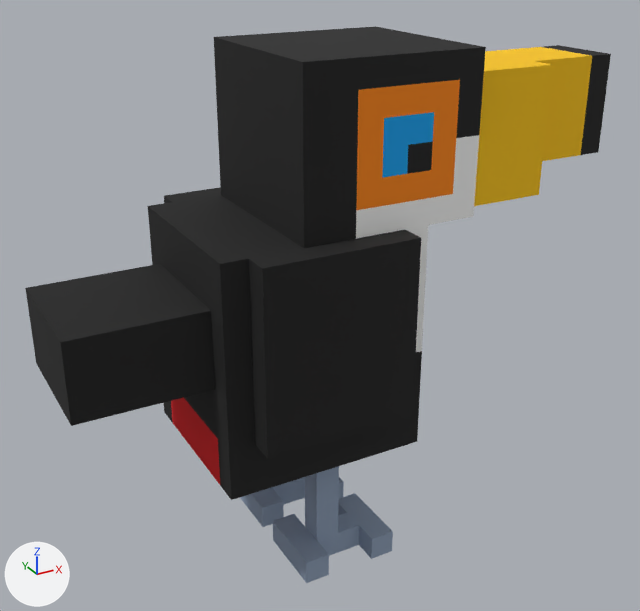
The glTF model 02 Animals/26-013 · Toco Toucan/blender/26-013 · Toco Toucan · Rig.glb, before and after one commit.
Both versions are drawn from a camera (50 mm lens) standing at (-1.39, -2.8, 2.41) and looking at (0.17, 0.04, 0.99). Arrows for +X, +Y and +Z are at lower left; the lights stay in place. The older version comes first.

The first picture shows 'VF · animal'.
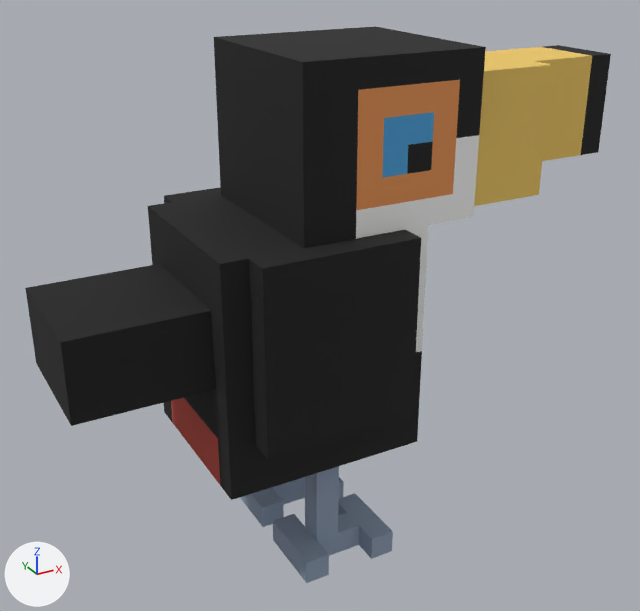
Changed parts and their boxes [x1, y1, x2, y2] in the pictures (640 x 611 px):
'VF · animal', recoloured
    both: [169, 46, 595, 485]

What changed in the scene script:
```text
Change mat_vf___bill___yellow_400:
    mat_vf___bill___yellow_400.base_color: (0.982, 0.571, 0.0) -> (0.871, 0.591, 0.136)  # yellow #fdc700 -> yellow #f0ca67
Change mat_vf___eye___sky_500:
    mat_vf___eye___sky_500.base_color: (0.0, 0.381, 0.905) -> (0.0762, 0.376, 0.73)  # blue #00a6f4 -> blue #4ea5de
Change mat_vf___ring___orange_400:
    mat_vf___ring___orange_400.base_color: (1.0, 0.25, 0.00121) -> (0.815, 0.305, 0.0931)  # orange #ff8904 -> orange #e99656
```
